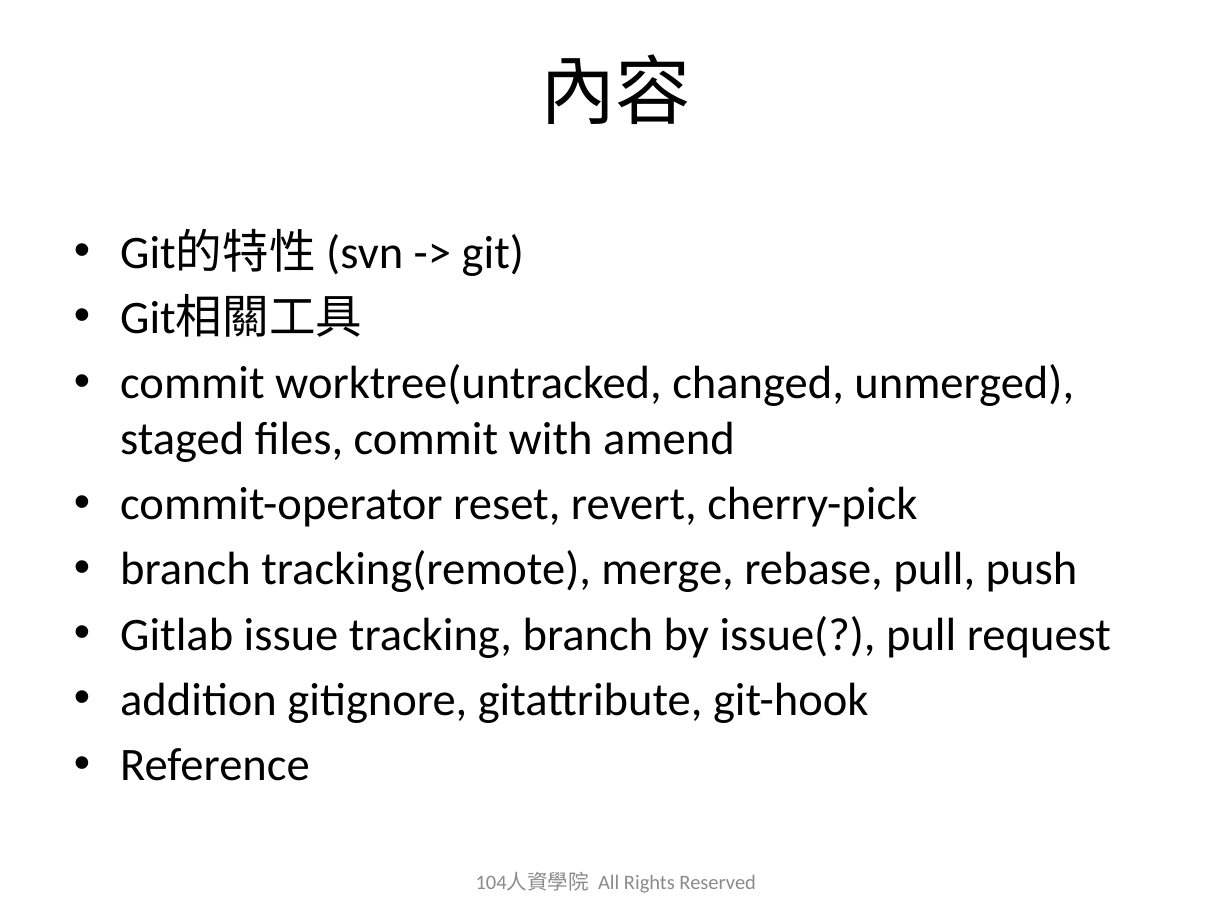
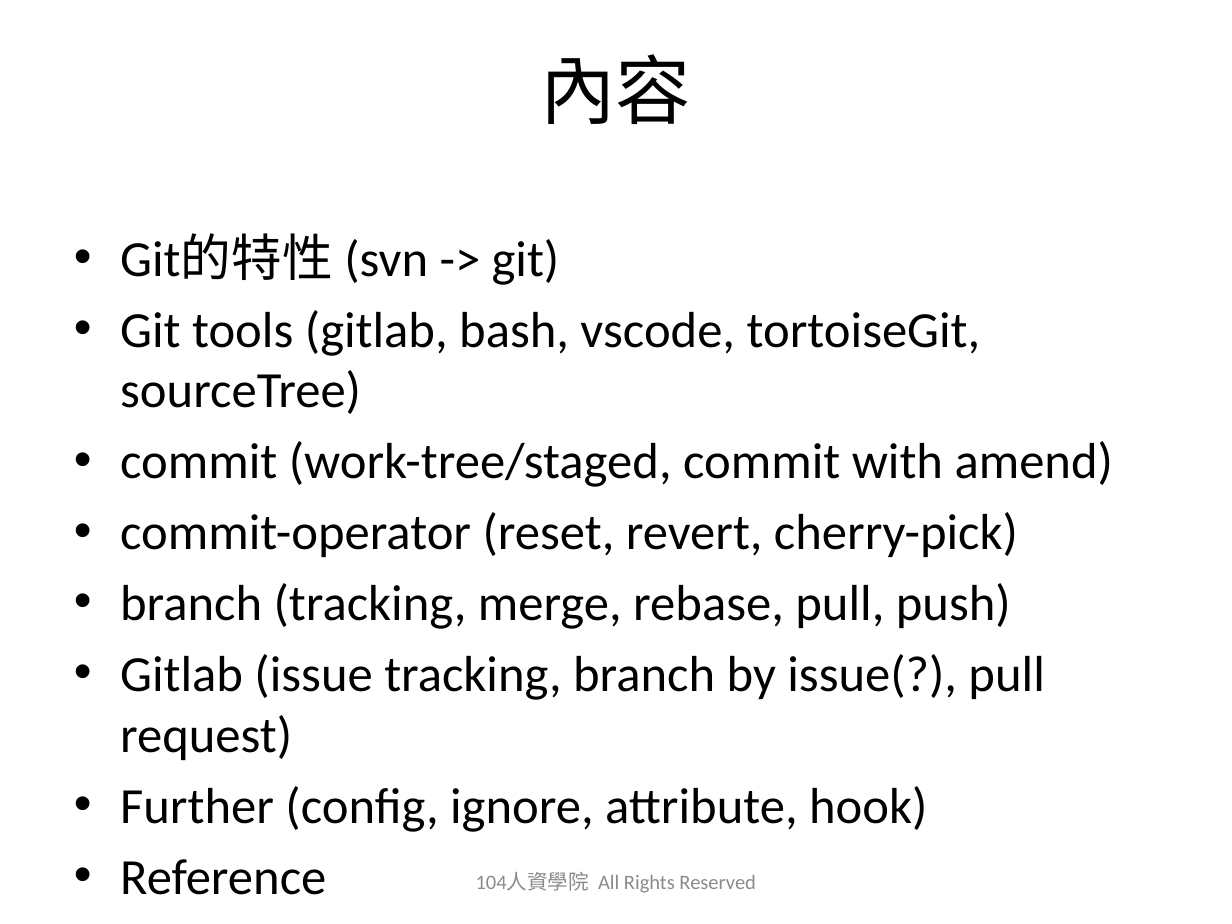
Before and after one commit to austinwang104/playGit, a slide deck: slide 2 of 2019_0627_Git_Share_HA.pptx. Drawn at 1232x924 pixels with LibreOffice and Linux fonts; fonts in the diff are those of the drawing; background and template pictures are left out. Boxes give left, top, right and bottom in pixels: in the first picture for what was removed or moved away, otherwise in the second. Text is boxed around its words. In the diff, an @@ line names an element or a change of style, - is before the commit and + after.

```diff
--- a/2019_0627_Git_Share_HA.pptx
+++ b/2019_0627_Git_Share_HA.pptx
@@ text at <box>120,234,560,285</box>: size 27.2 to 29.6 pt in "Git的特性 (svn -> git)", "Reference" @@
@@ text at <box>120,310,1113,832</box>: text changed; size 27.2 to 29.6 pt @@
-• Git相關工具
-• commit worktree(untracked, changed, unmerged), staged files, commit with amend
-• commit-operator reset, revert, cherry-pick
-• branch tracking(remote), merge, rebase, pull, push
-• Gitlab issue tracking, branch by issue(?), pull request
-• addition gitignore, gitattribute, git-hook
+• Git tools (gitlab, bash, vscode, tortoiseGit, sourceTree)
+• commit (work-tree/staged, commit with amend)
+• commit-operator (reset, revert, cherry-pick)
+• branch (tracking, merge, rebase, pull, push)
+• Gitlab (issue tracking, branch by issue(?), pull request)
+• Further (config, ignore, attribute, hook)
```
Also in this commit, not shown: 1 other slide changed, 1 other file.
